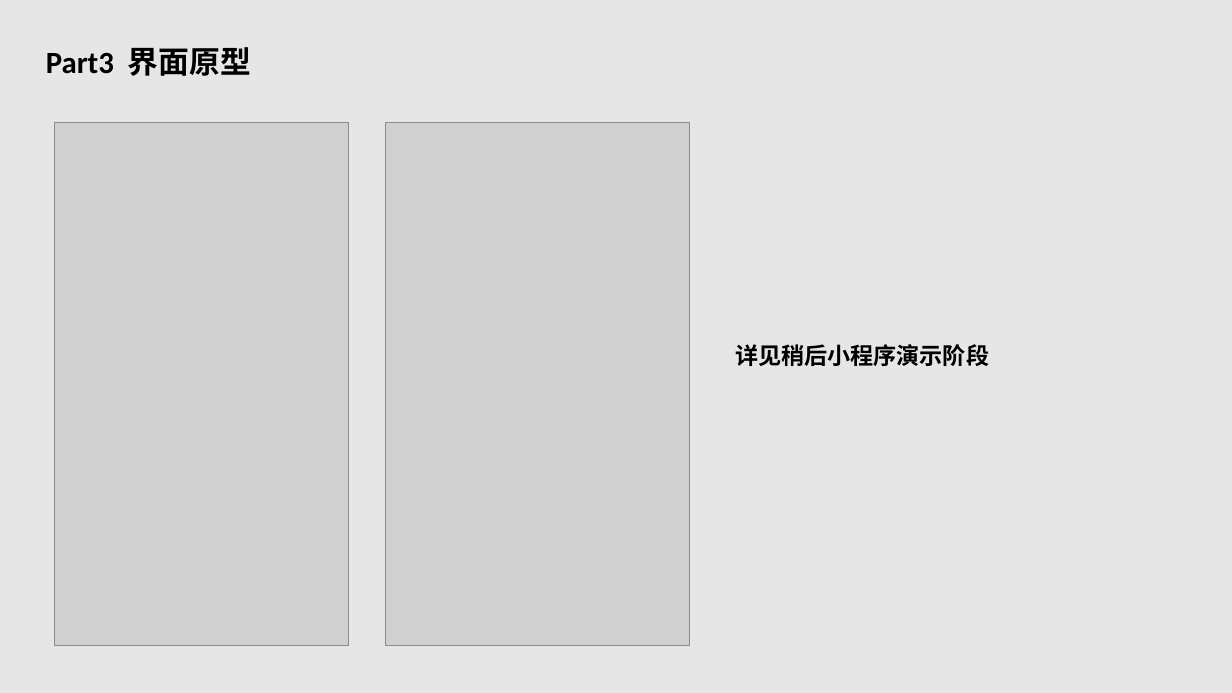
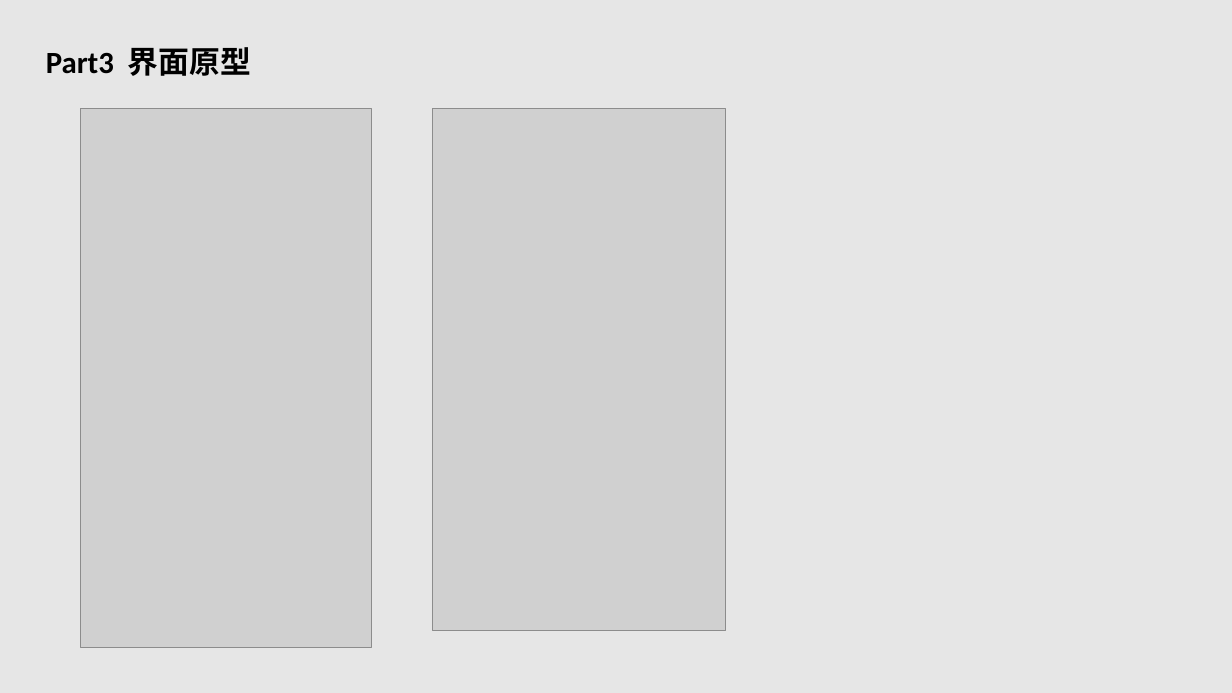
Before and after one commit to G03-LHL/SE2018--G03, a slide deck: slide 14 of 625/SE2018春-G03-项目总结PPT.pptx. Drawn at 1232x693 pixels with LibreOffice and Linux fonts; fonts in the diff are those of the drawing; grey boxes stand for pictures. Boxes give left, top, right and bottom in pixels: in the first picture for what was removed or moved away, otherwise in the second. Text is boxed around its words. In the diff, an @@ line names an element or a change of style, - is before the commit and + after.

Commit message:
se2018

```diff
--- a/625/SE2018春-G03-项目总结PPT.pptx
+++ b/625/SE2018春-G03-项目总结PPT.pptx
@@ picture added at bbox=[80, 109, 372, 648] @@
@@ picture: place and size @@
-picture at bbox=[55, 123, 348, 645]
+picture at bbox=[433, 109, 726, 631]
@@ picture removed at bbox=[385, 123, 689, 645] @@
@@ text removed at bbox=[735, 344, 989, 366] @@
-详见稍后小程序演示阶段
```
Also in this commit, not shown: 1 other slide changed, 1 slide added.
